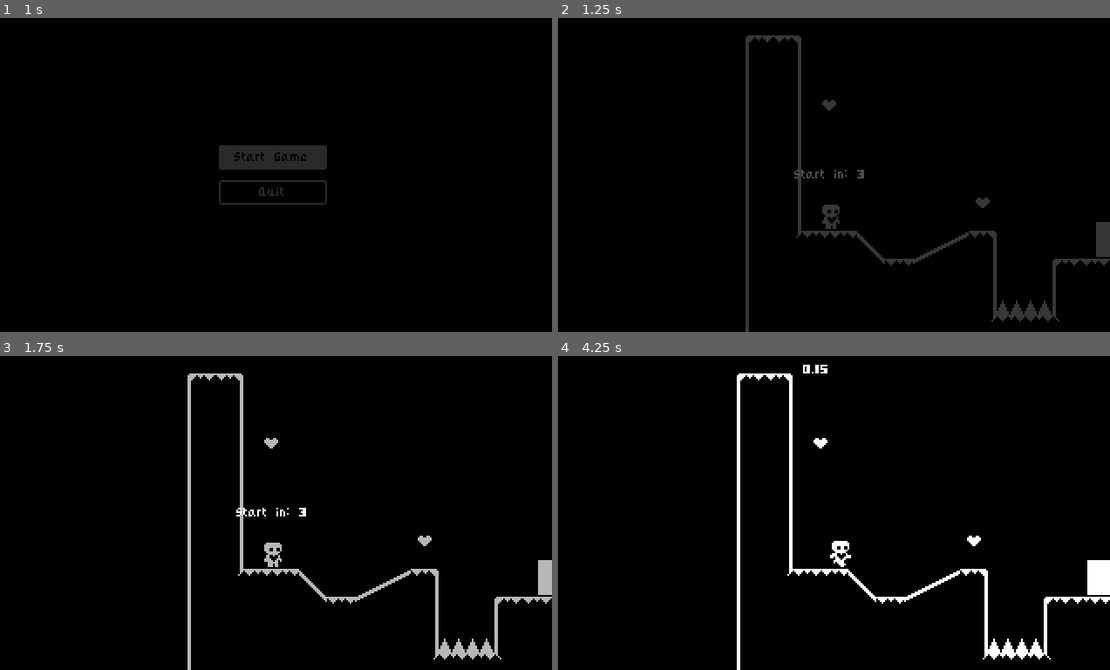
Above: before the commit, frames 1-4 (two rows, left to right).
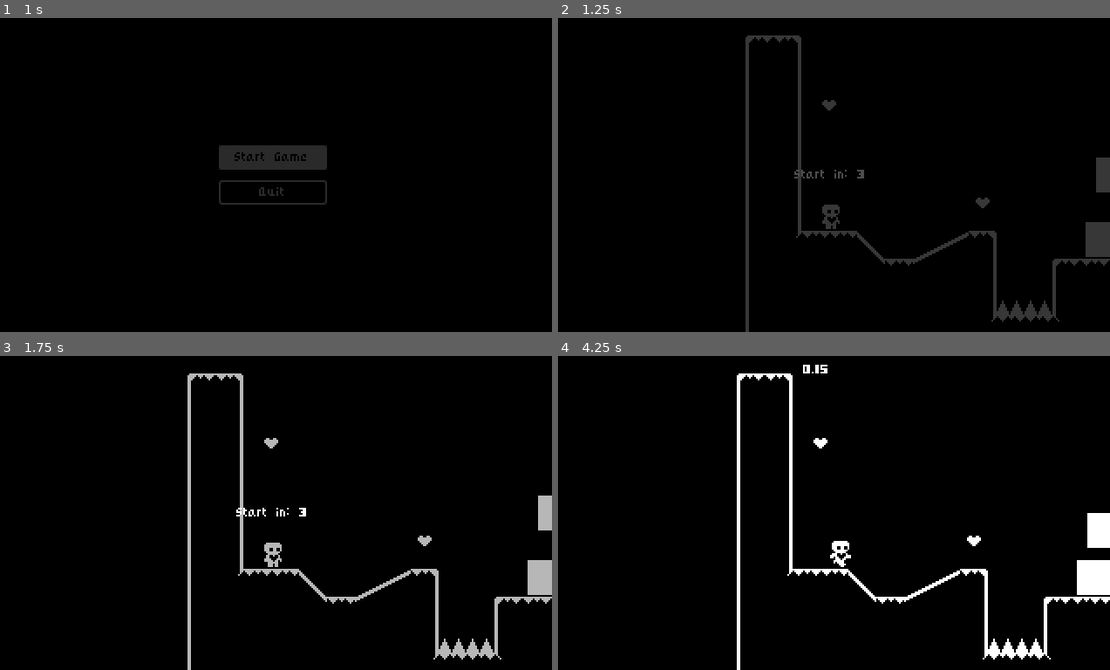
Above: after the commit, the same moments.

Repository: Lesosa12/Metroidvania
Game: Godot game, scene res://Scenes/start_menu.tscn
Two runs of this game, one before a commit and one after it. Both use one fixed random seed, a clock stepped at 60 frames per second and the inputs below.
Inputs:
- Up to frame 1 (1 s): click "Start Game" at 0.5 s
- Up to frame 2 (1.25 s): no input
- Up to frame 3 (1.75 s): hold Right (move_right) from 1.28 s (still down); tap Up (jump) at 1.52 s
- Up to frame 4 (4.25 s): tap Enter at 2, 3.5 s; tap Up (jump) at 2.27, 3.77 s; tap Space at 2.75 s; release Right (move_right) at 2.78 s; hold Left (move_left) 2.78-3.53 s; hold Right (move_right) from 3.53 s (still down)

Frame 1 is identical in both runs. In frame 2, 0.5% of the frame differs, in the area x 95-100%, y 44-77%; in frame 3, 0.5%; in frame 4, 0.7%, in the area x 93-100%, y 50-77%.
Error before the commit: Parse Error: Identifier "spawnPoints" not declared in the current scope. (res://Scripts/door.gd:27)

Commit message:
work of 3-18
restarted unique door spawn script

Diff:
--- a/Heart-Platformer-Godot-4-main/Scenes/door.tscn
+++ b/Heart-Platformer-Godot-4-main/Scenes/door.tscn
@@ -8,8 +8,6 @@
 collision_layer = 8
 collision_mask = 2
 script = ExtResource("1_thyox")
-nextScene = null
-spawnPointName = null
 
 [node name="CollisionShape2D" type="CollisionShape2D" parent="."]
 shape = SubResource("RectangleShape2D_4ku7c")
--- a/Heart-Platformer-Godot-4-main/Scenes/level_one.tscn
+++ b/Heart-Platformer-Godot-4-main/Scenes/level_one.tscn
@@ -6,6 +6,8 @@
 [ext_resource type="PackedScene" uid="uid://b7ssnkt4brfcg" path="res://Scenes/heart.tscn" id="3_uefpj"]
 [ext_resource type="PackedScene" uid="uid://bx8enf5ix4chl" path="res://Scenes/level_tile_map.tscn" id="4_w5pw2"]
 [ext_resource type="PackedScene" uid="uid://syopt8tq8nb6" path="res://Scenes/door.tscn" id="6_oudme"]
+
+[sub_resource type="RectangleShape2D" id="RectangleShape2D_w085n"]
 
 [node name="LevelOne" instance=ExtResource("1_76218")]
 next_level = ExtResource("2_3pwt2")
@@ -44,8 +46,20 @@
 layer_0/tile_data = PackedInt32Array(0, 131072, 0, 65536, 131072, 1, 131072, 131072, 1, 196608, 131072, 1, 262144, 1310 …(2052 unchanged characters)…
 layer_1/tile_data = PackedInt32Array(458758, 262145, 0, 458757, 196609, 0, 458755, 393218, 0, 458766, 262145, 0, 458765 …(217 unchanged characters)…
 
-[node name="Door1" parent="." index="14" instance=ExtResource("6_oudme")]
-position = Vector2(195, 117)
+[node name="RigidBody2D" type="RigidBody2D" parent="." index="14"]
+position = Vector2(194, 80)
+
+[node name="CollisionShape2D" type="CollisionShape2D" parent="RigidBody2D" index="0"]
+shape = SubResource("RectangleShape2D_w085n")
+
+[node name="ColorRect" type="ColorRect" parent="RigidBody2D" index="1"]
+offset_left = -9.0
+offset_top = -10.0
+offset_right = 10.0
+offset_bottom = 10.0
+
+[node name="Door1" parent="." index="15" instance=ExtResource("6_oudme")]
+position = Vector2(189, 117)
 nextScene = "res://Scenes/level_two.tscn"
 spawnPointName = "SpawnPoint1"
 
--- a/Heart-Platformer-Godot-4-main/Scenes/level_two.tscn
+++ b/Heart-Platformer-Godot-4-main/Scenes/level_two.tscn
@@ -56,15 +56,11 @@
 position = Vector2(192, 176)
 
 [node name="Door2" parent="." index="18" instance=ExtResource("4_vq62m")]
-nextScene = null
-spawnPointName = null
 
 [node name="SpawnPoint2" type="Node2D" parent="Door2" index="2"]
 position = Vector2(112, 32)
 
 [node name="Door1" parent="." index="19" instance=ExtResource("4_vq62m")]
-nextScene = null
-spawnPointName = null
 
 [node name="SpawnPoint1" type="Node2D" parent="Door1" index="2"]
 position = Vector2(248, 64)
--- a/Heart-Platformer-Godot-4-main/Scripts/Global.gd
+++ b/Heart-Platformer-Godot-4-main/Scripts/Global.gd
@@ -2,12 +2,9 @@
 
 static var nextSceneSpawnPoint = {}
 static var currentDoor = ""
-# Get a reference to the Global node
-# Get a reference to the Global node
-@onready var globalNode = get_node("/root/Global")
 
 
-# Define the spawn points for each scene and door
+# Global scope
 var spawnPoints = {
 	"level_one.tscn": {
 		"Door1": "SpawnPoints/SpawnPoint1",
@@ -26,7 +23,8 @@
 
 func _ready():
 	var spawnPoint = Global.nextSceneSpawnPoint.get(Global.currentDoor, Vector2.ZERO)
-	var playerNode = $"../Player"
+	var playerNode = $Player
+
 	if playerNode != null:
 		playerNode.global_position = spawnPoint
 	else:
--- a/Heart-Platformer-Godot-4-main/Scripts/door.gd
+++ b/Heart-Platformer-Godot-4-main/Scripts/door.gd
@@ -11,32 +11,16 @@
 
 func _on_body_entered(body):
 	if body.name == "Player":
-		change_scene(nextScene, doorName)
-
-func change_scene(nextScene: String, doorName: String):
+		change_scene()
+		var globalDataNode = get_node("res://Scenes/global.tscn")
+		var spawnPointPath = globalDataNode.spawnPoints.get(nextScene, {}).get(doorName, "")
+		# Change scene and spawn player at spawnPointPath
+func change_scene():
 	var nextSceneInstance = load(nextScene)
 	if nextSceneInstance == null:
 		print("Error loading scene:", nextScene)
 		return
 
-	var nextSceneNode = nextSceneInstance.instance()
-	if nextSceneNode == null:
-		print("Error instancing scene:", nextScene)
-		return
-
-	var spawnPointPath = spawnPoints.get(nextScene, {}).get(doorName, "")
-	var spawnPoint = nextSceneNode.get_node_or_null(spawnPointPath)
-	if spawnPoint == null:
-		print("Error: Spawn point not found for door:", doorName)
-		return
-
-	# Set player's position to the spawn point
-	var playerNode = nextSceneNode.get_node_or_null("PlayerNodeName")
-	if playerNode != null:
-		playerNode.global_position = spawnPoint.global_position
-	else:
-		print("Error: Player node not found in the scene")
-
 	# Change the scene
 	get_tree().paused = false
 	get_tree().change_scene_to_packed(nextSceneInstance)
Not shown: 1 places in Heart-Platformer-Godot-4-main/Scenes/level_one.tscn that only renumber resources
